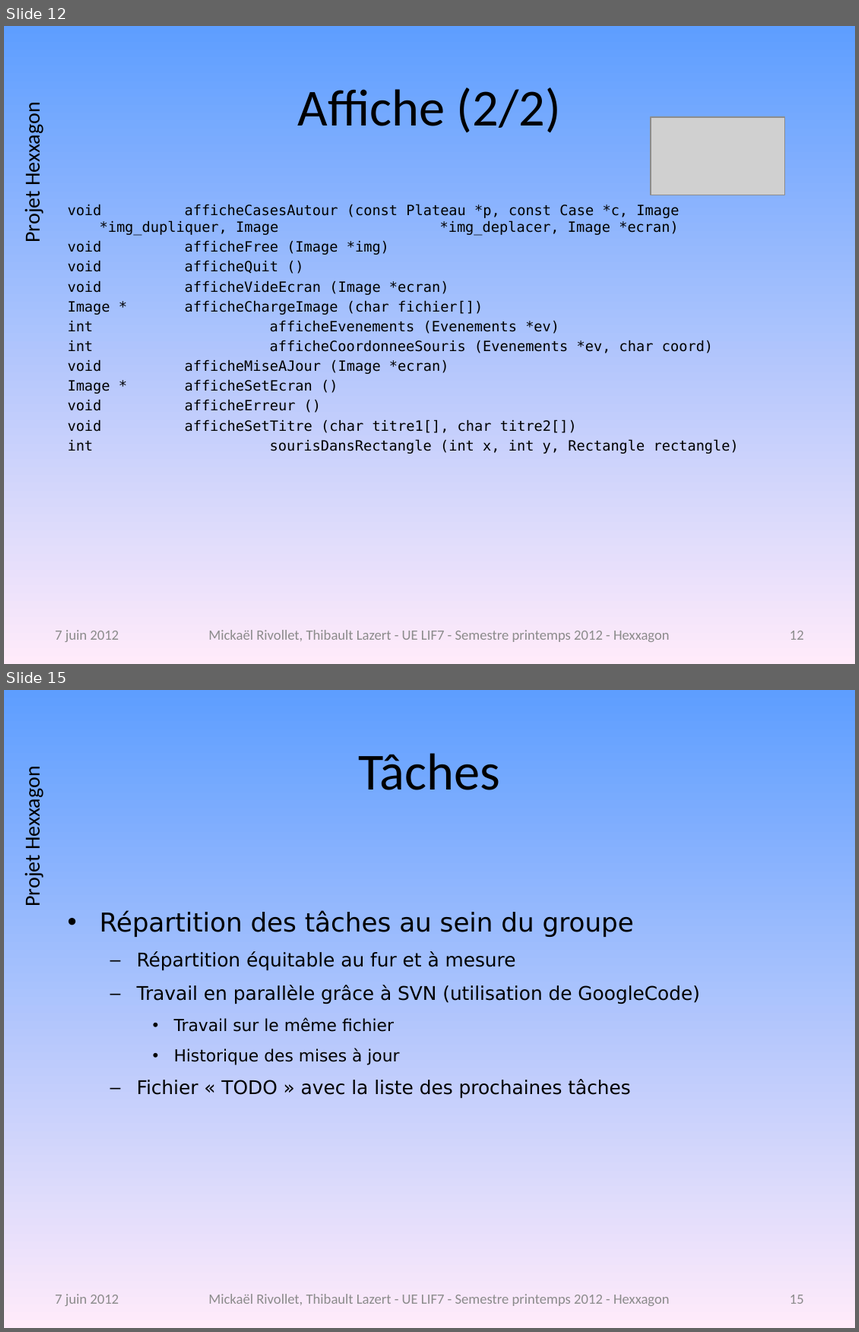
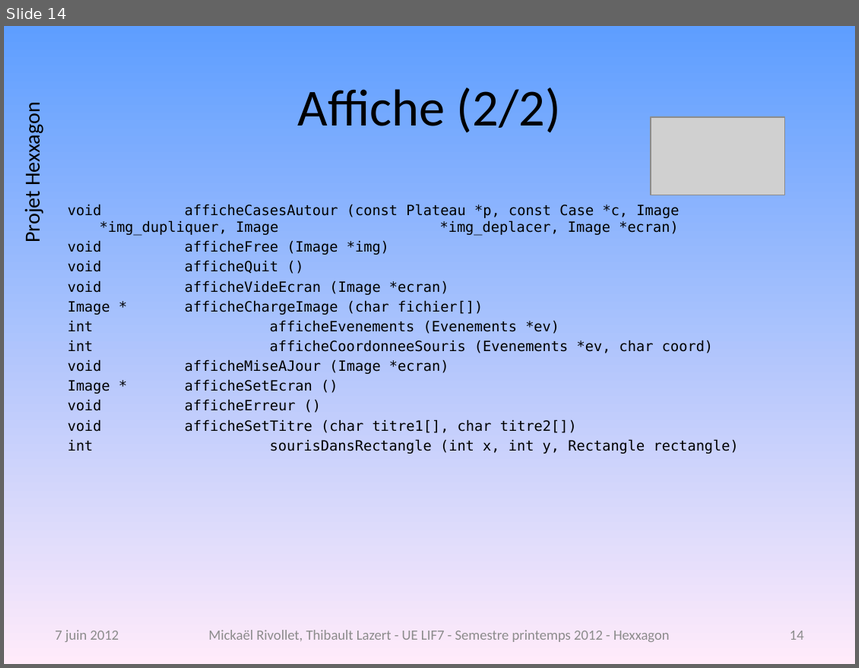
Before and after one commit to freeman1987/lazert-rivollet-lif7, a slide deck: projet/doc/presentation-projet.pptx. Shown one above the other, each under a label of ours: slides 12 and 15 before the commit, slide 14 after it; the slides between them are not shown. The pictures are 859x1332 and 859x668 pixels, drawn with LibreOffice and Linux fonts; fonts in the diff are those of the drawing; grey boxes stand for pictures; background and template pictures are left out. Boxes give left, top, right and bottom in pixels: in the first picture for what was removed or moved away, otherwise in the second. Text is boxed around its words. In the diff, an @@ line names an element or a change of style, - is before the commit and + after.

Commit message:
Mise à jour de la présentation

```diff
--- a/projet/doc/presentation-projet.pptx
+++ b/projet/doc/presentation-projet.pptx
@@ slide 15 removed at [4, 690, 855, 1328], background gradient #5E9EFF to #FFEBFA; not listed: 1 template element that a slide beside it also shows @@
@@ title removed at [359, 753, 500, 790] @@
-Tâches
@@ text removed at [100, 911, 700, 1099] @@
-• Répartition des tâches au sein du groupe
-  – Répartition équitable au fur et à mesure
-  – Travail en parallèle grâce à SVN (utilisation de GoogleCode)
-    • Travail sur le même fichier
-    • Historique des mises à jour
-  – Fichier « TODO » avec la liste des prochaines tâches
@@ text removed at [55, 1294, 119, 1306] @@
-7 juin 2012
@@ text removed at [208, 1294, 670, 1306] @@
-Mickaël Rivollet, Thibault Lazert - UE LIF7 - Semestre printemps 2012 - Hexxagon
@@ page number removed at [790, 1295, 804, 1304] @@
-15
@@ what was slide 12 is now slide 14 @@
@@ page number at [790, 631, 804, 640]: text changed @@
-12
+14
```
Also in this commit, not shown: 7 slides changed, 2 other slides removed, 1 other file.
